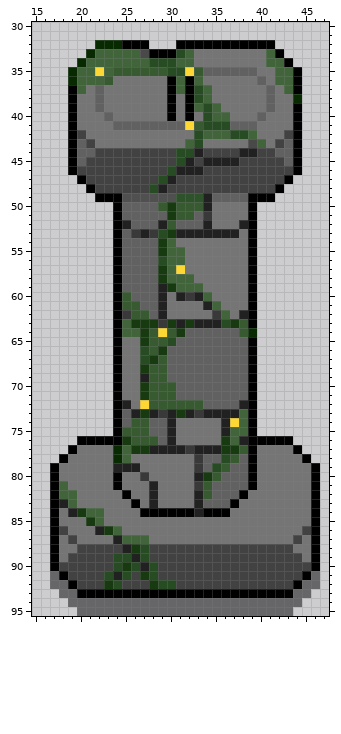
Two versions of one pixel-art file, Assets/Arts/Construction/Pillar/Pillar_02.aseprite. The first picture shows the starting point.
64x96 pixels, 1 frame. Colours within 5 levels of each other are drawn and written as one. Shown: x 15..47, y 30..95.
New version:
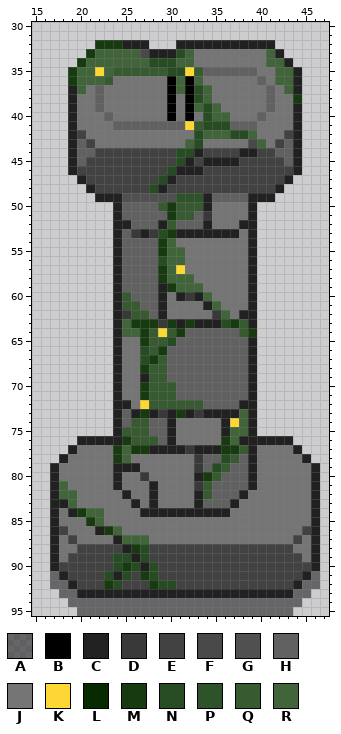
Palette (. is transparent): A #00000080  B #000000  C #212121  D #393939  E #424242  F #494949  G #505050  H #616161  J #757575  K #fdd835  L #072a01  M #173a11  N #274b22  P #2e5229  Q #375a31  R #41643b
Changes in this commit:
Layers "Top", "Down":
y 32: x 22..27 LLLBBB -> MMMCCC; x 31..41 BBBBBBBBBBB -> CCCCCCCCCCC
y 33: x 21 L -> M; x 28..30 BBB -> CCC; x 42 B -> C
y 34: x 20 L -> M; x 43 B -> C
y 35..36: x 19 L -> M; x 44 B -> C
y 37: x 19 B -> C; x 44 B -> C
y 38: x 19 B -> C; x 44 L -> M
y 39..46: x 19 B -> C; x 44 B -> C
y 47: x 20 B -> C; x 43 B -> C
y 48: x 21 B -> C; x 42 B -> C
y 49: x 22..24 BBB -> CCC; x 39..41 BBB -> CCC
y 50..63: x 24 B -> C; x 39 B -> C
y 64: x 24 B -> C; x 39 L -> M
y 65..75: x 24 B -> C; x 39 B -> C
y 76: x 20..24 BBBBB -> CCCCC; x 39..43 BBBBB -> CCCCC
y 77: x 19 B -> C; x 24 L -> M; x 39 B -> C; x 44 B -> C
y 78: x 18 B -> C; x 24 L -> M; x 39 B -> C; x 45 B -> C
y 79: x 17 B -> C; x 39 B -> C; x 46 B -> C
y 80..81: x 17 B -> C; x 24 B -> C; x 39 B -> C; x 46 B -> C
y 82: x 17 B -> C; x 25 B -> C; x 38 B -> C; x 46 B -> C
y 83: x 17 B -> C; x 26 B -> C; x 37 B -> C; x 46 B -> C
y 84: x 17 B -> C; x 27..32 BBBBBB -> CCCCCC; x 34..36 BBB -> CCC; x 46 B -> C
y 85..90: x 17 B -> C; x 46 B -> C
y 91: x 18 B -> C; x 45 B -> C
y 92: x 19 B -> C; x 44 B -> C
y 93: x 20..43 BBBBBBBBBBBBBBBBBBBBBBBB -> CCCCCCCCCCCCCCCCCCCCCCCC
Where, in picture pixels (left, top, right, bottom), the same in both pictures:
changed: (50, 40, 320, 598)
